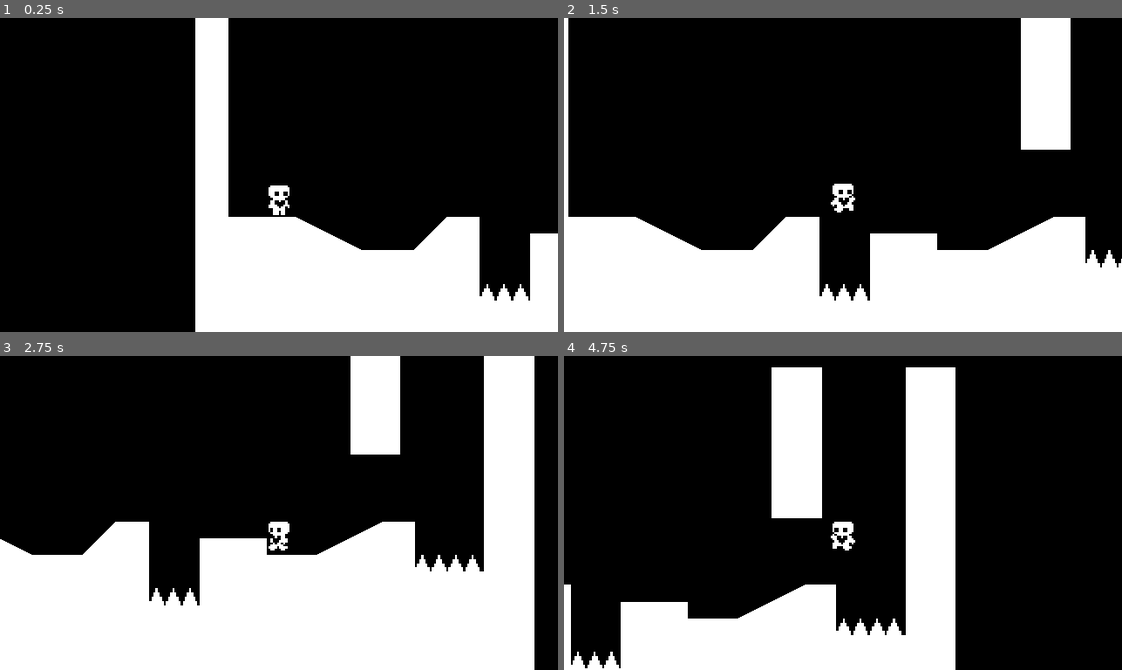
Above: before the commit, frames 1-4 (two rows, left to right).
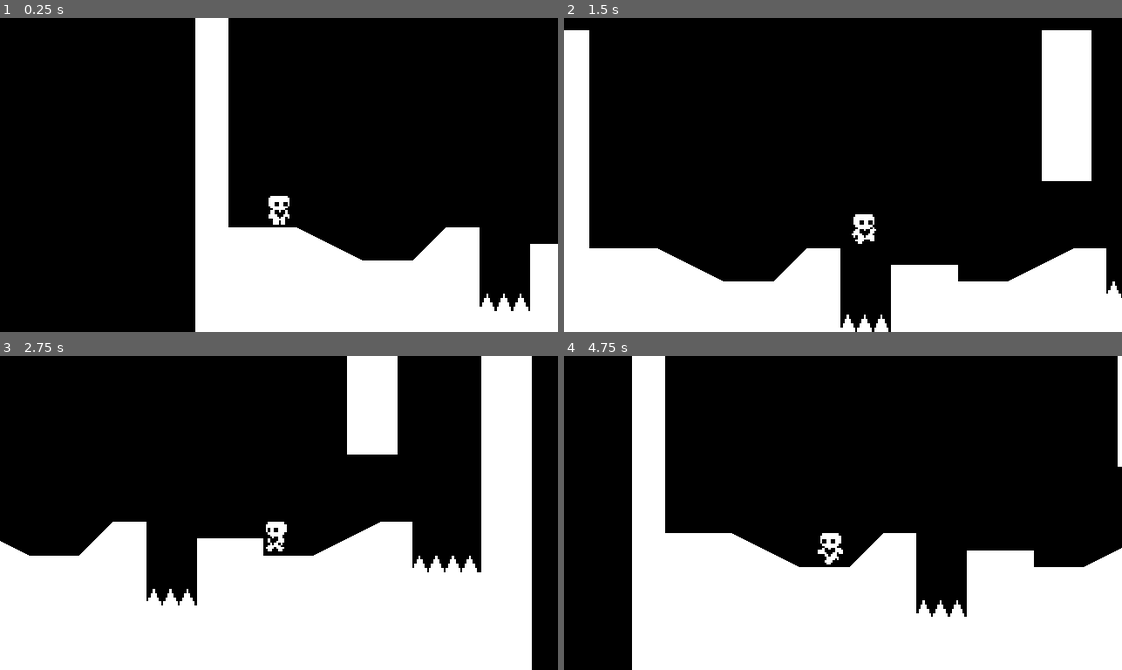
Above: after the commit, the same moments.

Repository: dazheng6/Heart-Platformer
Game: Godot game, scene res://Scenes/world.tscn
Same seed, same stepped clock (60 frames per second), same inputs: the game is played once before the commit and once after it.
Inputs:
- Up to frame 1 (0.25 s): no input
- Up to frame 2 (1.5 s): hold Right (ui_right) from 0.53 s (still down); tap Up (ui_up) at 0.77 s
- Up to frame 3 (2.75 s): tap Up (ui_up) at 1.52 s; release Right (ui_right) at 2.03 s; hold Left (ui_left) from 2.03 s (still down)
- Up to frame 4 (4.75 s): release Left (ui_left) at 2.78 s; hold Right (ui_right) 2.78-4.28 s; tap Up (ui_up) at 3.02, 3.77, 4.52 s; hold Left (ui_left) from 4.28 s (still down)

The runs differ from the first frame. In frame 1, 2.1% of the frame differs, in the area x 40-100%, y 53-94%; in frame 2, 17%; in frame 3, 2.1%; in frame 4, 36%, in the area x 0-100%, y 0-100%.

Commit message:
Finished Progress Check 5

Diff:
--- a/Scenes/player.tscn
+++ b/Scenes/player.tscn
@@ -109,8 +109,13 @@
 [node name="Camera2D" type="Camera2D" parent="."]
 position = Vector2(2.08165e-12, -20)
 zoom = Vector2(1.2, 1.2)
+position_smoothing_enabled = true
+position_smoothing_speed = 10.0
 
 [node name="HazardDetector" type="Area2D" parent="."]
+visible = false
+collision_layer = 0
+collision_mask = 4
 
 [node name="CollisionShape2D" type="CollisionShape2D" parent="HazardDetector"]
 position = Vector2(0, -9)
--- a/Scripts/player.gd
+++ b/Scripts/player.gd
@@ -8,6 +8,7 @@
 
 @onready var animated_sprite_2d = $AnimatedSprite2D
 @onready var coyote_jump_timer = $CoyoteJumpTimer
+@onready var starting_position = global_position
 
 func _physics_process(delta):
 	apply_gravity(delta)
@@ -81,4 +82,4 @@
 
 
 func _on_hazard_detector_area_entered(area):
-	queue_free()
+	global_position = starting_position
